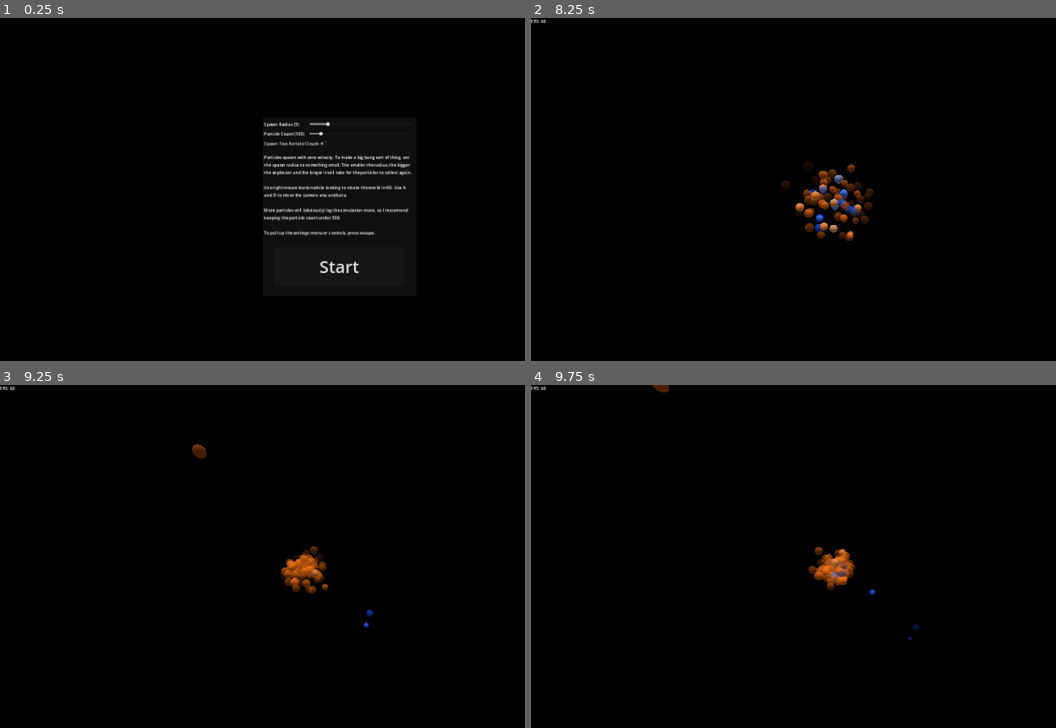
Above: before the commit, frames 1-4 (two rows, left to right).
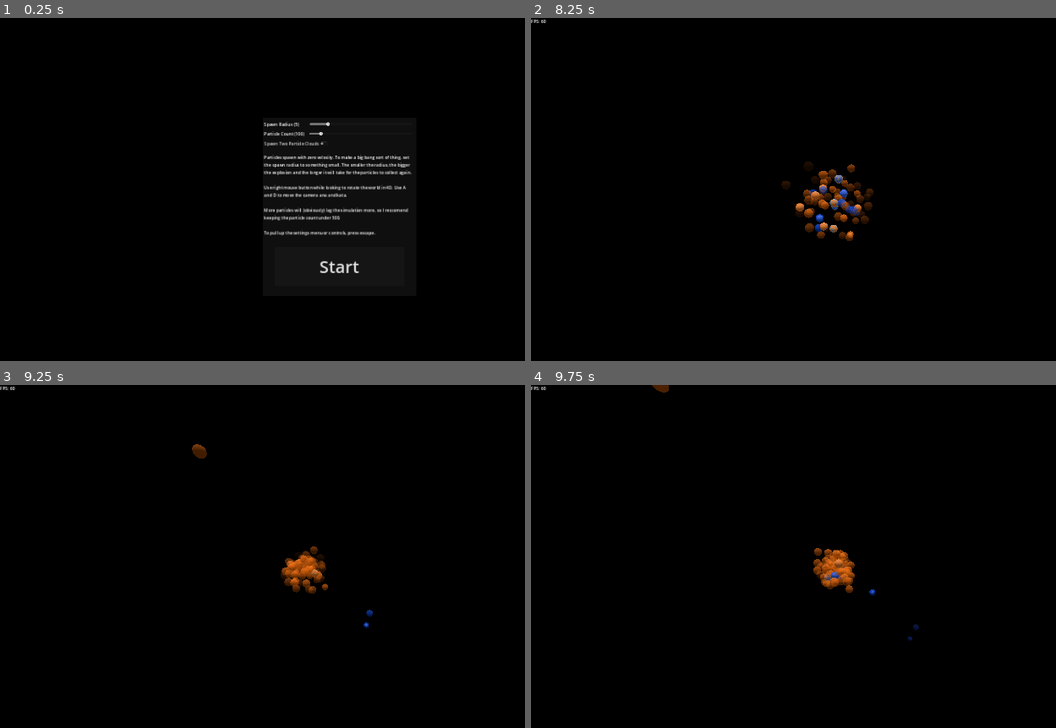
Above: after the commit, the same moments.

Repository: Z53-INCOMING/4D-Gravity-Simulator
Game: Godot game, scene res://world.tscn
Same seed, same stepped clock (60 frames per second), same inputs: the game is played once before the commit and once after it.
Inputs (mouse positions are in pixels of both pictures, inside the frame that each line leads up to):
- Up to frame 1 (0.25 s): no input
- Up to frame 2 (8.25 s): click "Start" at 0.5 s; move the mouse to (1019, 189) at 1.27 s; hold Up (cycle_forward) 1.28-2.03 s; hold Right mouse button (4d look) 1.28-2.03 s; move the mouse to (735, 227) at 2.02 s; hold Down (cycle_backward) 2.03-2.78 s; tap D (ana) at 2.1 s; move the mouse to (935, 124) at 2.77 s; hold Ctrl (control) 2.78-3.53 s; hold Up (cycle_forward) 2.78-4.28 s; move the mouse to (835, 285) at 3.52 s; tap F (follow) at 3.6 s; move the mouse to (outside the picture) at 4.27 s; hold A (kata) 4.28-5.03 s; hold Down (cycle_backward) 4.28-6.53 s; move the mouse to (667, 151) at 5.02 s; tap Middle mouse button (pan) at 5.1 s; move the mouse to (903, 206) at 5.77 s; hold Shift (shift) 5.78-6.53 s; tap Enter at 6.5 s; move the mouse to (767, 114) at 6.52 s; hold Up (cycle_forward) 6.53-8 s; tap Mouse wheel up (zoom_in) at 6.6 s; tap R (reset) at 7.25 s; move the mouse to (1019, 189) at 7.27 s; tap Mouse wheel down (zoom_out) at 7.35 s; click "Start" at 8 s
- Up to frame 3 (9.25 s): move the mouse to (204, 594) at 8.77 s; hold Up (cycle_forward) from 8.78 s (still down); right-click (204, 594) at 8.85 s
- Up to frame 4 (9.75 s): move the mouse to (935, 491) at 9.52 s; release Up (cycle_forward) at 9.53 s; hold Down (cycle_backward) from 9.53 s (still down); hold D (ana) from 9.53 s (still down)

Frames 1-2 are identical in both runs. In frame 3, less than 0.1% of the frame differs, in the area x 53-63%, y 48-58%; in frame 4, 0.6%, in the area x 25-62%, y 1-61%.

Commit message:
added comments

Diff:
--- a/PhysicsObject4D.gd
+++ b/PhysicsObject4D.gd
@@ -31,32 +31,35 @@
 func _process(delta):
 	# rotation update
 	if Globals.xw_angle != xw_angle:
+		# calculate angle change and get things ready for the math
 		var angle_change = Globals.xw_angle - xw_angle
 		xw_angle = Globals.xw_angle
 		var camera = get_parent().get_child(0)
 		world_pos.x -= camera.global_position.x
 		world_pos.w -= Globals.camera_w
 
+		# rotate the particle
 		var new_x = (world_pos.x * cos(angle_change)) - (world_pos.w * sin(angle_change))
 		var new_w = (world_pos.x * sin(angle_change)) + (world_pos.w * cos(angle_change))
 
-		world_pos.x = new_x
-		world_pos.w = new_w
+		# move the point back to original location (now rotated)
+		world_pos.x = new_x + camera.global_position.x
+		world_pos.w = new_w + Globals.camera_w
 
-		world_pos.x += camera.global_position.x
-		world_pos.w += Globals.camera_w
-
+		# move past_position so that camera is at the origin
 		past_position.x -= camera.global_position.x
 		past_position.w -= Globals.camera_w
 
+		# rotate past position
 		var new_x_2 = (past_position.x * cos(angle_change)) - (past_position.w * sin(angle_change))
 		var new_w_2 = (past_position.x * sin(angle_change)) + (past_position.w * cos(angle_change))
 
-		past_position.x = new_x_2
-		past_position.w = new_w_2
+		# move past position back to original location
+		past_position.x = new_x_2 + camera.global_position.x
+		past_position.w = new_w_2 + Globals.camera_w
 
-		past_position.x += camera.global_position.x
-		past_position.w += Globals.camera_w
+		# I update past position since this physics engine uses verlet, if I didn't update past position all of the particles would go flying when you rotated.
+	# the same stuff I did for xw_angle, but now with zw.
 	if Globals.zw_angle != zw_angle:
 		var angle_change = Globals.zw_angle - zw_angle
 		zw_angle = Globals.zw_angle
@@ -67,11 +70,8 @@
 		var new_z = (world_pos.z * cos(angle_change)) - (world_pos.w * sin(angle_change))
 		var new_w = (world_pos.z * sin(angle_change)) + (world_pos.w * cos(angle_change))
 
-		world_pos.z = new_z
-		world_pos.w = new_w
-
-		world_pos.z += camera.global_position.z
-		world_pos.w += Globals.camera_w
+		world_pos.z = new_z + camera.global_position.z
+		world_pos.w = new_w + Globals.camera_w
 
 		past_position.z -= camera.global_position.z
 		past_position.w -= Globals.camera_w
@@ -79,11 +79,8 @@
 		var new_z_2 = (past_position.z * cos(angle_change)) - (past_position.w * sin(angle_change))
 		var new_w_2 = (past_position.z * sin(angle_change)) + (past_position.w * cos(angle_change))
 
-		past_position.z = new_z_2
-		past_position.w = new_w_2
-
-		past_position.z += camera.global_position.z
-		past_position.w += Globals.camera_w
+		past_position.z = new_z_2 + camera.global_position.z
+		past_position.w = new_w_2 + Globals.camera_w
 
 	var slice_dist = get_slice_distance_to_camera()
 
@@ -119,5 +116,5 @@
 func get_slice_distance_to_camera():
 	return abs(Globals.camera_w - world_pos.w)
 
-func circle_height(r:float, x: float):
+func circle_height(r:float, x: float): #returns the height of a circle of radius r, and point (x, 0). So I guess its really the height of a hemi circle at point x.
 	return 2 * sqrt(r**2.0 - x**2.0)
